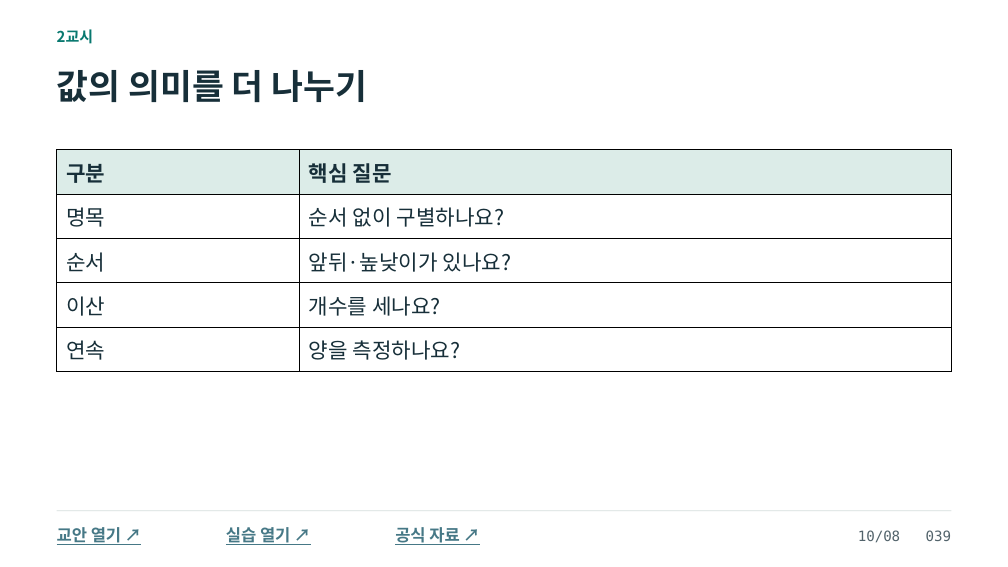
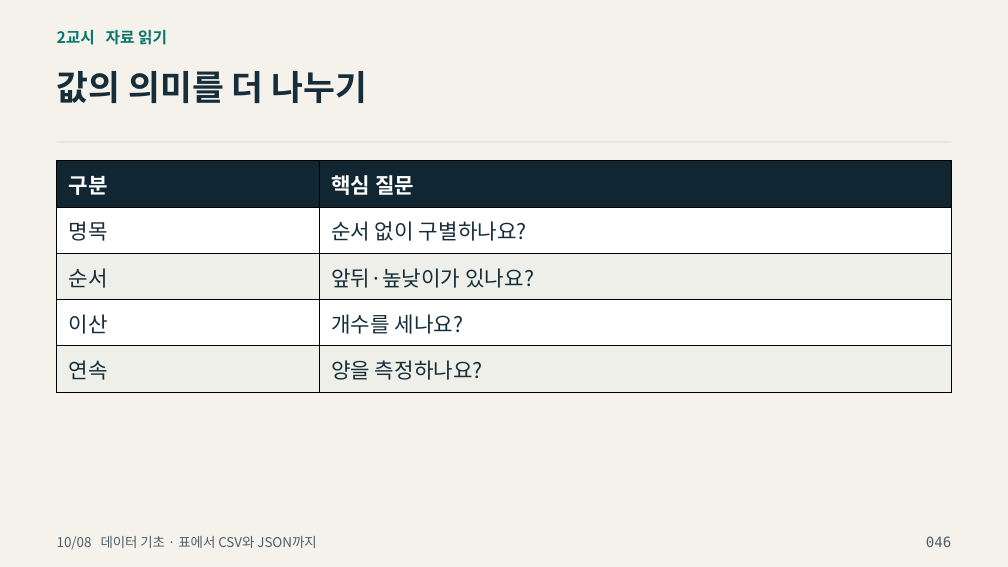
Before and after one commit to zeusk302-png/kdigital-physical-ai, a slide deck: slide 46 of downloads/2026-10-08/readable-slides.pptx (slide 39 before the commit). Drawn at 1008x567 pixels with LibreOffice and Linux fonts; fonts in the diff are those of the drawing; background and template pictures are left out. Boxes give left, top, right and bottom in pixels: in the first picture for what was removed or moved away, otherwise in the second. Text is boxed around its words. In the diff, an @@ line names an element or a change of style, - is before the commit and + after.

```diff
--- a/downloads/2026-10-08/readable-slides.pptx
+++ b/downloads/2026-10-08/readable-slides.pptx
@@ background #FFFFFF to picture (left out) @@
@@ text at [57, 29, 167, 45]: text changed; size 14.2 to 15 pt; text colour #08786F to #08776D @@
-2교시
+2교시 자료 읽기
@@ text "값의 의미를 더 나누기" at [57, 71, 368, 103]: text colour #172F39 to #172E3A @@
@@ rectangle added at [57, 142, 951, 143], fill #CDCFC7 @@
@@ table at [57, 160, 951, 384] @@
@@ fill #DCECE8 to #102733 in row 1 @@
@@ fill #FFFFFF to #EDEFE8 in 4 cells @@
@@ text colour #172F39 to #FFFFFF in "구분", "핵심 질문" @@
@@ text colour #172F39 to #172E3A in "명목", "순서 없이 구별하나요?", "순서", "앞뒤·높낮이가 있나요?" and 4 more places @@
@@ line spacing 1.02 to 1.04 @@
@@ table: place and size @@
-table at [57, 150, 951, 371]
+table at [57, 160, 951, 384]
@@ rectangle removed at [57, 510, 951, 511] @@
@@ text removed at [57, 527, 121, 545] @@
-교안 열기 ↗
@@ text added at [57, 536, 316, 549], 12.8 pt, text #4D6068 @@
+10/08 데이터 기초 · 표에서 CSV와 JSON까지
@@ text removed at [226, 527, 290, 545] @@
-실습 열기 ↗
@@ text removed at [395, 527, 459, 545] @@
-공식 자료 ↗
@@ text removed at [858, 530, 952, 543] @@
-10/08 039
@@ text added at [926, 536, 951, 547], 13.5 pt, text #4D6068 @@
+046
```
Also in this commit, not shown: 52 other slides changed, 54 slides added, 52 slides removed, 11 other files.
